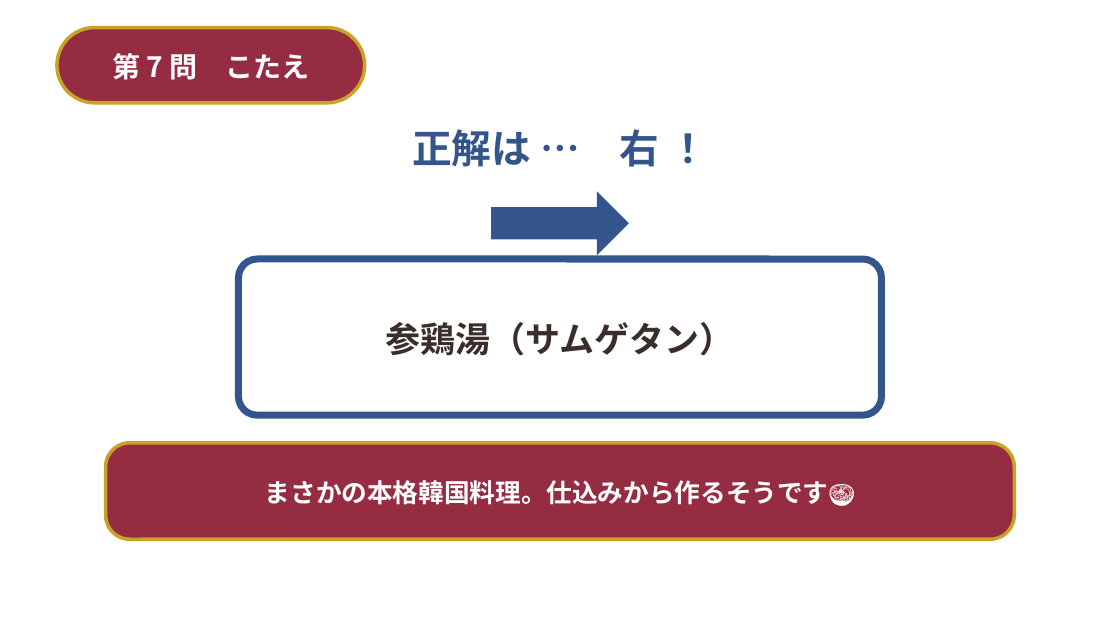
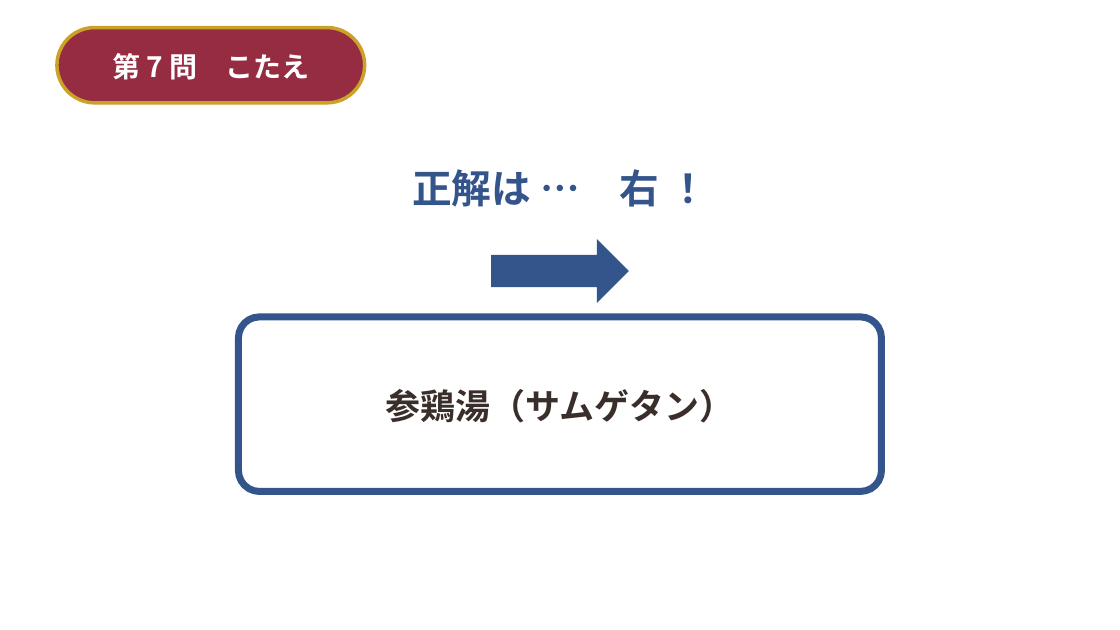
Before and after one commit to st01ohn03-coder/simple-alarm, a slide deck: slide 22 of wedding-deck/build/結婚式_2択クイズ＆ビンゴ.pptx (slide 24 before the commit). Drawn at 1120x630 pixels with LibreOffice and Linux fonts; fonts in the diff are those of the drawing; background and template pictures are left out. Boxes give left, top, right and bottom in pixels: in the first picture for what was removed or moved away, otherwise in the second. Text is boxed around its words. In the diff, an @@ line names an element or a change of style, - is before the commit and + after.

```diff
--- a/wedding-deck/build/結婚式_2択クイズ＆ビンゴ.pptx
+++ b/wedding-deck/build/結婚式_2択クイズ＆ビンゴ.pptx
@@ text "正解は … 右 ！": place and size @@
-text "正解は … 右 ！" at (412, 129, 659, 167)
+text "正解は … 右 ！" at (412, 169, 659, 207)
@@ right arrow: place and size @@
-right arrow at (492, 191, 629, 255)
+right arrow at (492, 239, 629, 303)
@@ rounded rectangle "参鶏湯（サムゲタン）": place and size @@
-rounded rectangle "参鶏湯（サムゲタン）" at (239, 259, 882, 415)
+rounded rectangle "参鶏湯（サムゲタン）" at (239, 317, 882, 492)
@@ rounded rectangle removed at (106, 443, 1015, 539) @@
-まさかの本格韓国料理。仕込みから作るそうです🍲
```
Also in this commit, not shown: 13 other slides changed, 2 slides removed, 5 other files.
